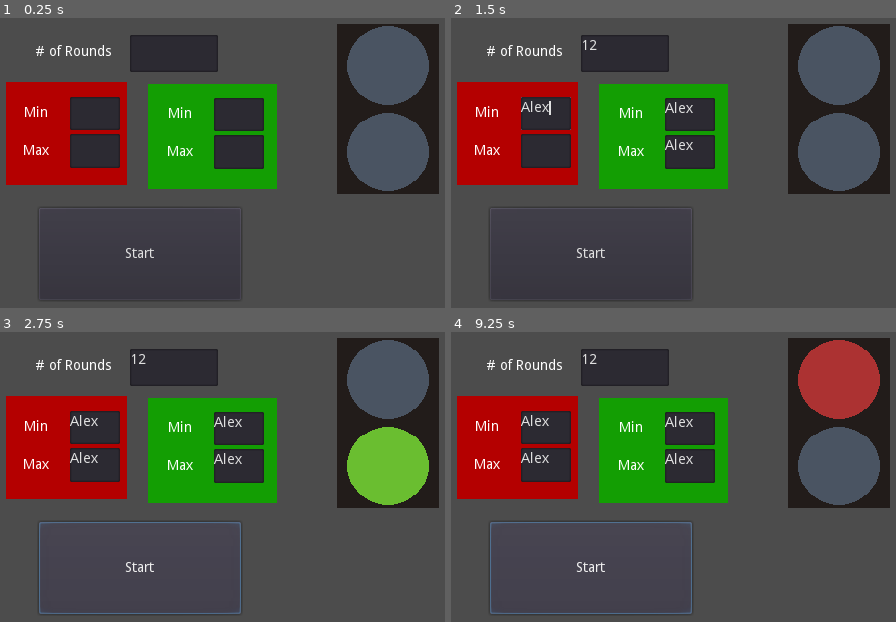
Above: before the commit, frames 1-4 (two rows, left to right).
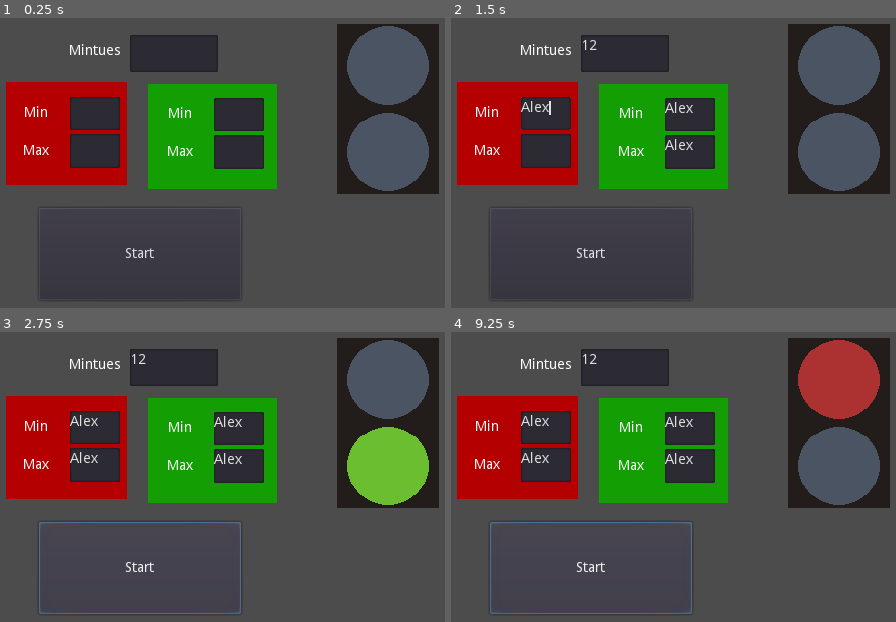
Above: after the commit, the same moments.

Repository: sugarvoid/Red-Light-Green-Light
Game: Godot game, scene res://main.tscn
The game is run twice, just before and just after one commit, with the same random seed, the same clock (stepped at 60 frames per second) and the same inputs.
Inputs (mouse positions are in pixels of both pictures, inside the frame that each line leads up to):
- Up to frame 1 (0.25 s): no input
- Up to frame 2 (1.5 s): click (624, 52) at 0.52 s; type "12" at 0.6 s; click (691, 113) at 0.75 s; type "Alex" at 0.83 s; click (691, 151) at 0.98 s; type "Alex" at 1.07 s; click (544, 113) at 1.27 s; type "Alex" at 1.35 s
- Up to frame 3 (2.75 s): click (93, 465) at 1.5 s; type "Alex" at 1.58 s; click "Start" at 2 s
- Up to frame 4 (9.25 s): click "Start" at 2.75 s; click "Start" at 3.5 s; tap Enter at 4.25, 5.75, 7.25 s; tap Space at 5, 6.5, 8 s

The runs differ from the first frame. In frame 1, 0.3% of the frame differs, in the area x 8-27%, y 8-14%; in frame 2, 0.3%; in frame 3, 0.3%; in frame 4, 0.3%.

Commit message:
Change from round based to time based.

Diff:
--- a/main.gd
+++ b/main.gd
@@ -1,13 +1,13 @@
 extends Control
 
-
+onready var tmr_main: Timer = get_node("TmrMain")
 onready var go_time: ModeTime = get_node("GoTime")
 onready var rest_time: ModeTime = get_node("StopTime")
 
 onready var timer: Timer = get_node("Timer")
 onready var btn_start: Button = get_node("BtnStart")
 
-onready var txt_rounds: TextEdit = get_node("TxtRounds")
+onready var txt_game_min: TextEdit = get_node("TxtRounds")
 onready var light: Sprite = get_node("Light")
 
 
@@ -18,13 +18,14 @@
 }
 
 var state: int = STATES.NOT_PLAYING
-var total_rounds: int
 var current_round: int
 var rng: RandomNumberGenerator
+var game_length: int
 
 
 func _ready():
 	self.rng = RandomNumberGenerator.new()
+	self.tmr_main.connect("timeout", self, "_game_over")
 	self.timer.connect("timeout", self, "_on_timer_timeout")
 	self.btn_start.connect("pressed", self, "_start_game")
 
@@ -33,7 +34,6 @@
 	self.state = STATES.GREEN
 	_update_square_color()
 	var round_length: int = self._get_round_length(go_time.get_min_time(), go_time.get_max_time())
-	print(str('Round ', self.current_round))
 	print(str('Green for ', round_length, ' seconds'))
 	self.timer.start(round_length)
 
@@ -49,27 +49,21 @@
 func _start_game():
 	if self.go_time.has_blank_spots() || self.rest_time.has_blank_spots():
 		return
-	self.current_round = 1
-	self.total_rounds = int(txt_rounds.text)
+	self.game_length = int(txt_game_min.text) * 60
+	self.tmr_main.start(game_length)
 	self._start_new_round()
 
 
 func _on_timer_timeout():
 	if self.state == STATES.GREEN:
-		if self.current_round < total_rounds:
-			self.current_round += 1
-			self._start_rest_mode()
-		else:
-			self.state = STATES.NOT_PLAYING
-			self._clear_txt_boxes()
-			self.timer.stop()
-			_update_square_color()
+		self._start_rest_mode()
 	elif self.state == STATES.RED:
 		self._start_new_round()
 
 
 func _clear_txt_boxes() -> void:
-	self.txt_rounds.text = ""
+	print('game over')
+	self.txt_game_min.text = ""
 	self.go_time.clear_text_edits()
 	self.rest_time.clear_text_edits()
 
@@ -86,3 +80,9 @@
 			self.light.frame = 1
 		STATES.NOT_PLAYING:
 			self.light.frame = 0
+
+func _game_over():
+	self.state = STATES.NOT_PLAYING
+	self._clear_txt_boxes()
+	self.timer.stop()
+	_update_square_color()
--- a/main.tscn
+++ b/main.tscn
@@ -37,11 +37,11 @@
 margin_bottom = 61.0
 
 [node name="Label" type="Label" parent="."]
-margin_left = 38.0
-margin_top = 34.0
-margin_right = 116.0
-margin_bottom = 75.0
-text = "# of Rounds"
+margin_left = 71.0
+margin_top = 33.0
+margin_right = 149.0
+margin_bottom = 51.0
+text = "Mintues"
 
 [node name="Timer" type="Timer" parent="."]
 
@@ -70,3 +70,6 @@
 margin_top = 86.0
 margin_right = 150.0
 margin_bottom = 157.0
+
+[node name="TmrMain" type="Timer" parent="."]
+one_shot = true
